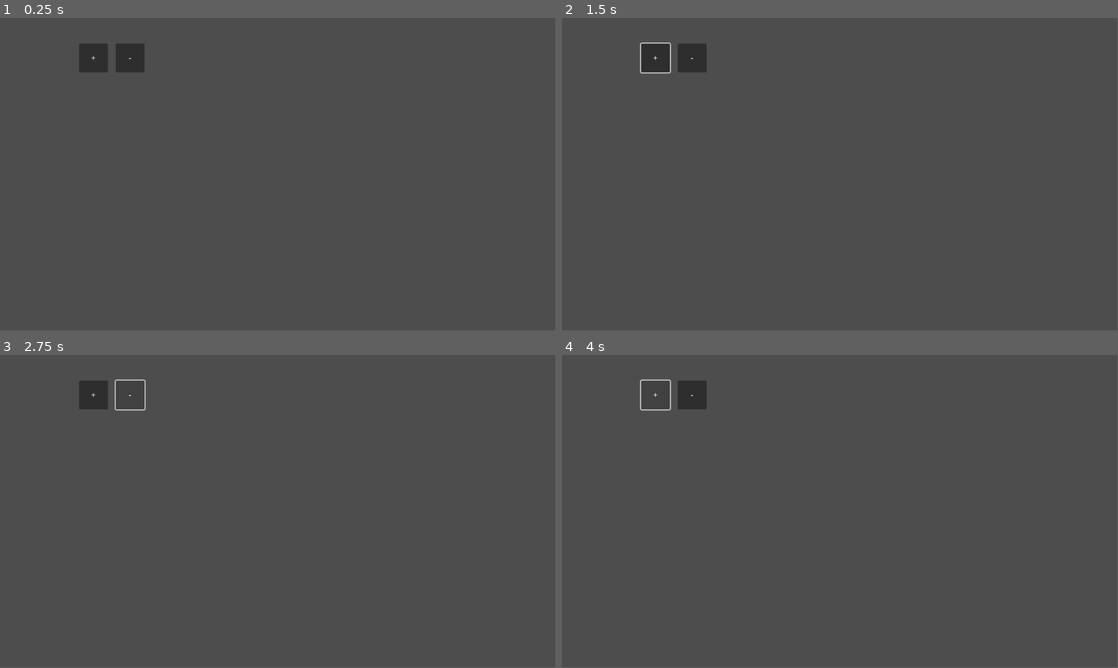
Above: before the commit, frames 1-4 (two rows, left to right).
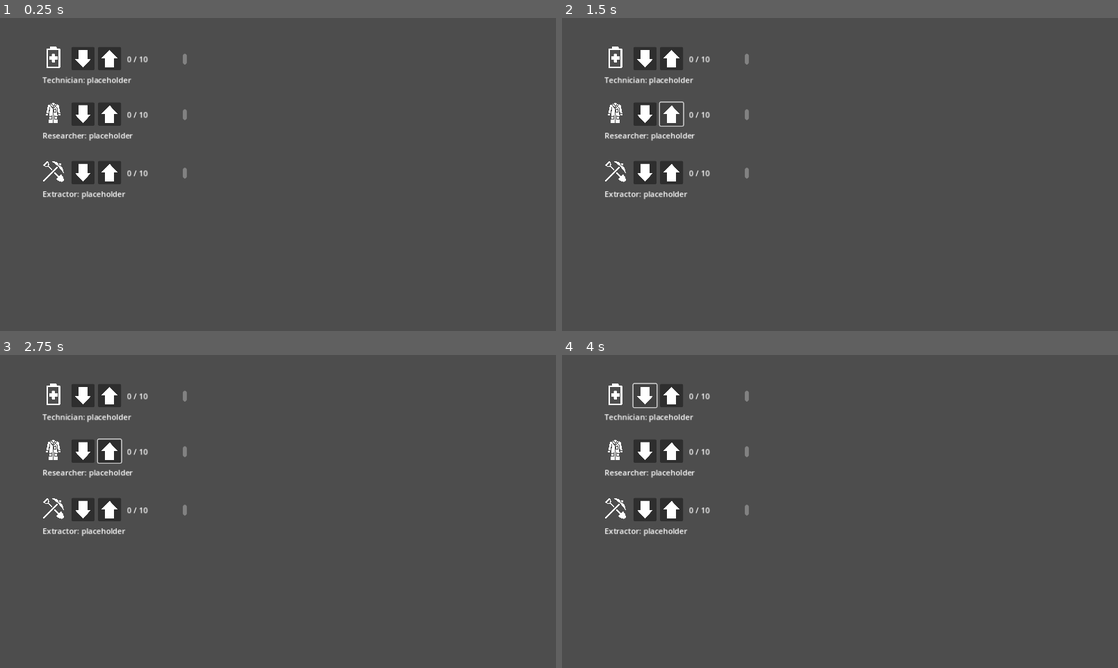
Above: after the commit, the same moments.

Repository: AidanCooper2003/VastExpanse
Game: Godot game, scene res://scenes/main.tscn
The game is run twice, just before and just after one commit, with the same random seed, the same clock (stepped at 60 frames per second) and the same inputs. Before the commit the project starts from res://main.tscn.
Inputs (mouse positions are in pixels of both pictures, inside the frame that each line leads up to):
- Up to frame 1 (0.25 s): no input
- Up to frame 2 (1.5 s): click (656, 58) at 0.5 s, where only the run before the commit has a clickable "+"; click (673, 115) at 1.27 s
- Up to frame 3 (2.75 s): click (127, 395) at 2 s, where only the run before the commit has a clickable "-"
- Up to frame 4 (4 s): click (645, 452) at 2.77 s; click (656, 395) at 3.5 s, where only the run before the commit has a clickable "+"
In our replay, the window is 799x449 before the commit and 800x450 after it. These sizes can differ from the game's own. Grey fills any space a smaller window leaves; there, only what the larger window draws over its background counts as a difference.

The runs differ from the first frame. In frame 1, 3.0% of the frame differs, in the area x 7-34%, y 8-58%; in frame 2, 2.9%; in frame 3, 2.8%; in frame 4, 2.9%.

Commit message:
Implemented Job Containers

Diff:
--- a/main.tscn
+++ /dev/null
@@ -1,26 +0,0 @@
-[gd_scene format=3 uid="uid://ltavlw2f6nfi"]
-
-[node name="Node2D" type="Node2D"]
-
-[node name="Control" type="Control" parent="."]
-layout_mode = 3
-anchors_preset = 0
-offset_right = 40.0
-offset_bottom = 40.0
-
-[node name="Button" type="Button" parent="Control"]
-offset_left = 164.0
-offset_top = 53.0
-offset_right = 224.0
-offset_bottom = 113.0
-tooltip_text = "Hold \"Shift\" and click to increase by 10.
-
-Hold \"Alt\" and click to increase by 100."
-text = "+"
-
-[node name="Button2" type="Button" parent="Control"]
-offset_left = 240.0
-offset_top = 53.0
-offset_right = 300.0
-offset_bottom = 113.0
-text = "-"
--- a/project.godot
+++ b/project.godot
@@ -11,9 +11,13 @@
 [application]
 
 config/name="VastExpanse"
-run/main_scene="res://main.tscn"
+run/main_scene="res://scenes/main.tscn"
 config/features=PackedStringArray("4.1", "Forward Plus")
 config/icon="res://icon.svg"
+
+[display]
+
+window/stretch/mode="canvas_items"
 
 [rendering]
 
--- /dev/null
+++ b/scenes/JobContainer.gd
@@ -0,0 +1,20 @@
+extends Control
+
+@export var jobIcon: Texture2D
+@export var increaseButton: Button
+@export var decreaseButton: Button
+@export var jobIconRect: TextureRect
+@export var jobCountLabel: RichTextLabel
+@export var jobDescriptionLabel: RichTextLabel
+@export var jobTitle: String
+
+func _ready():
+	jobIconRect.texture = jobIcon
+	_update_job_description("placeholder")
+	_update_job_count(0, 10)
+
+func _update_job_description(description: String):
+	jobDescriptionLabel.text = jobTitle + ": " + description
+
+func _update_job_count(currentWorkers: int, maxWorkers: int):
+	jobCountLabel.text = str(currentWorkers) + " / " + str(maxWorkers)
--- /dev/null
+++ b/scenes/job_container.tscn
@@ -0,0 +1,65 @@
+[gd_scene load_steps=4 format=3 uid="uid://ct5ynil4jaquo"]
+
+[ext_resource type="Script" path="res://scenes/JobContainer.gd" id="1_q074r"]
+[ext_resource type="Texture2D" uid="uid://bex311jki2x6l" path="res://icons/up-arrow.png" id="2_dkp5u"]
+[ext_resource type="Texture2D" uid="uid://bm3yfkbkvm1qx" path="res://icons/down-arrow.png" id="3_dw708"]
+
+[node name="JobContainer" type="Control" node_paths=PackedStringArray("increaseButton", "decreaseButton", "jobIconRect", "jobCountLabel", "jobDescriptionLabel")]
+layout_mode = 3
+anchor_left = 0.076
+anchor_top = 0.09
+anchor_right = 0.076
+anchor_bottom = 0.09
+offset_left = -0.552002
+offset_top = -0.320004
+offset_right = 39.448
+offset_bottom = 39.68
+script = ExtResource("1_q074r")
+increaseButton = NodePath("Increase")
+decreaseButton = NodePath("Decrease")
+jobIconRect = NodePath("JobIcon")
+jobCountLabel = NodePath("JobCountLabel")
+jobDescriptionLabel = NodePath("JobDescriptionLabel")
+
+[node name="Increase" type="Button" parent="."]
+layout_mode = 0
+offset_left = 116.0
+offset_top = 2.0
+offset_right = 164.0
+offset_bottom = 50.0
+tooltip_text = "Hold shift to increase by 10, hold alt to increase by 100."
+icon = ExtResource("2_dkp5u")
+icon_alignment = 1
+expand_icon = true
+
+[node name="Decrease" type="Button" parent="."]
+layout_mode = 0
+offset_left = 61.0
+offset_top = 2.0
+offset_right = 109.0
+offset_bottom = 50.0
+tooltip_text = "Hold shift to decrease by 10, hold alt to decrease by 100."
+icon = ExtResource("3_dw708")
+icon_alignment = 1
+expand_icon = true
+
+[node name="JobIcon" type="TextureRect" parent="."]
+layout_mode = 0
+offset_right = 47.0
+offset_bottom = 47.0
+expand_mode = 1
+
+[node name="JobCountLabel" type="RichTextLabel" parent="."]
+layout_mode = 0
+offset_left = 176.0
+offset_top = 16.0
+offset_right = 300.0
+offset_bottom = 39.0
+text = "0/10"
+
+[node name="JobDescriptionLabel" type="RichTextLabel" parent="."]
+layout_mode = 0
+offset_left = 1.0
+offset_top = 59.0
+offset_right = 435.0
+offset_bottom = 99.0
--- /dev/null
+++ b/scenes/main.tscn
@@ -0,0 +1,7 @@
+[gd_scene load_steps=2 format=3 uid="uid://ltavlw2f6nfi"]
+
+[ext_resource type="PackedScene" uid="uid://gse3n3r1kq3y" path="res://scenes/ui.tscn" id="1_v42k6"]
+
+[node name="Main" type="Node2D"]
+
+[node name="CanvasLayer" parent="." instance=ExtResource("1_v42k6")]
--- /dev/null
+++ b/scenes/ui.tscn
@@ -0,0 +1,24 @@
+[gd_scene load_steps=5 format=3 uid="uid://gse3n3r1kq3y"]
+
+[ext_resource type="PackedScene" uid="uid://ct5ynil4jaquo" path="res://scenes/job_container.tscn" id="1_jey01"]
+[ext_resource type="Texture2D" uid="uid://uxudpd7aug67" path="res://icons/lab-coat.png" id="2_3nbkc"]
+[ext_resource type="Texture2D" uid="uid://c6damhah6g0iw" path="res://icons/battery-plus(1).png" id="3_6q4xh"]
+[ext_resource type="Texture2D" uid="uid://ci750y3ctn0ry" path="res://icons/dig-dug.png" id="3_rj330"]
+
+[node name="CanvasLayer" type="CanvasLayer"]
+
+[node name="ResearcherJob" parent="." instance=ExtResource("1_jey01")]
+offset_top = 114.68
+offset_bottom = 154.68
+jobIcon = ExtResource("2_3nbkc")
+jobTitle = "Researcher"
+
+[node name="ExtractorJob" parent="." instance=ExtResource("1_jey01")]
+offset_top = 235.68
+offset_bottom = 275.68
+jobIcon = ExtResource("3_rj330")
+jobTitle = "Extractor"
+
+[node name="TechnicianJob" parent="." instance=ExtResource("1_jey01")]
+jobIcon = ExtResource("3_6q4xh")
+jobTitle = "Technician"
Binary file added: icons/down-arrow.png
Not shown, added: icons/down-arrow.png.import
Binary file added: icons/up-arrow.png
Not shown, added: icons/up-arrow.png.import
